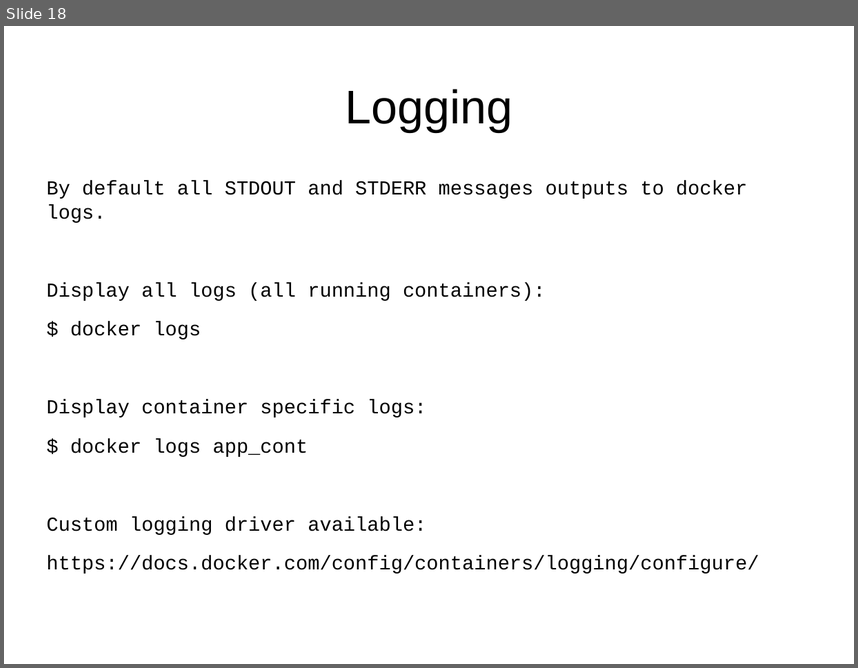
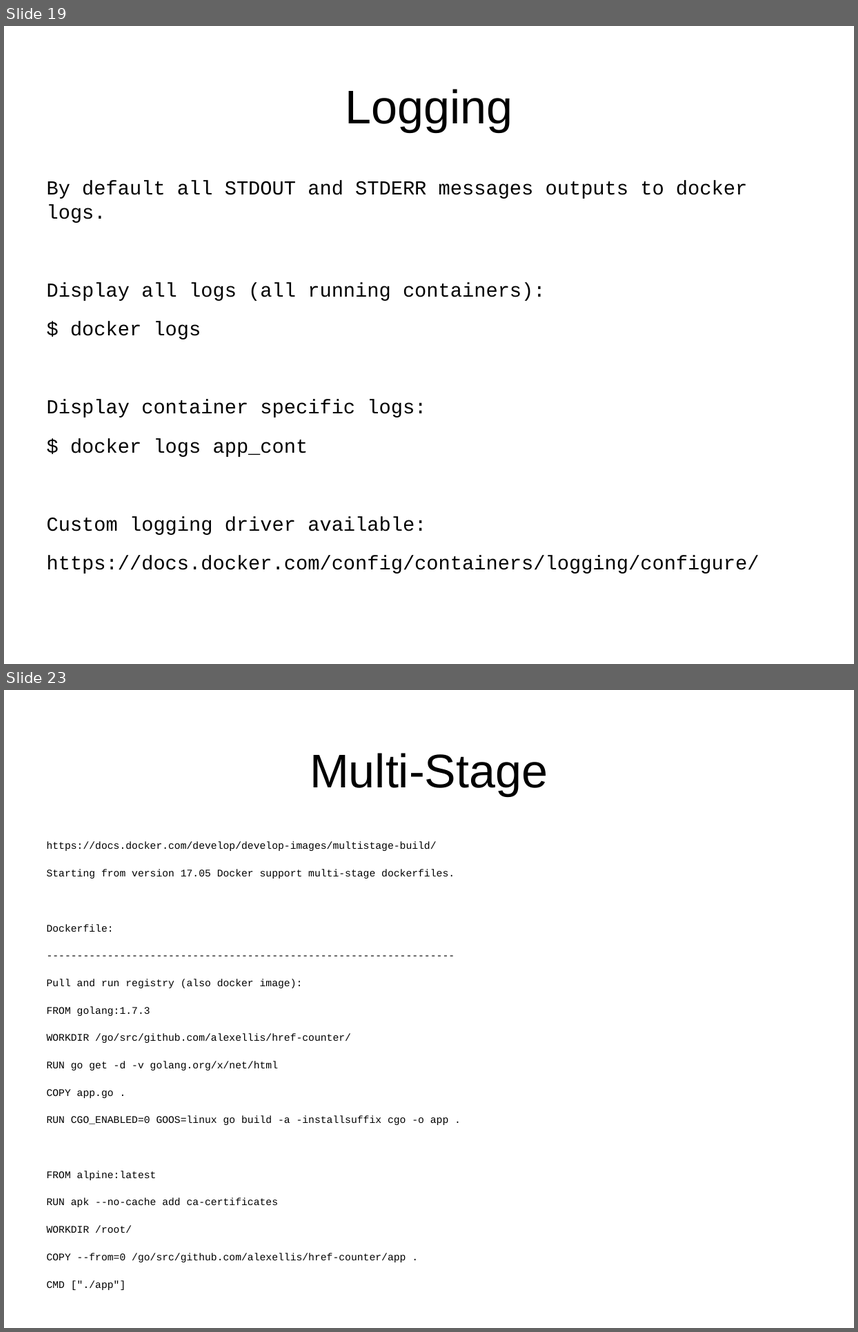
Before and after one commit to ykoryakov/edu_t8, a slide deck: docker/docker.odp. Shown one above the other, each under a label of ours: slide 18 before the commit, slides 19 and 23 after it; the slides between them are not shown. The pictures are 858x668 and 858x1332 pixels, drawn with LibreOffice and Linux fonts; fonts in the diff are those of the drawing. Boxes give left, top, right and bottom in pixels: in the first picture for what was removed or moved away, otherwise in the second. Text is boxed around its words. In the diff, an @@ line names an element or a change of style, - is before the commit and + after.

Commit message:
add JetBrains integration and multi-stage builds

```diff
--- a/docker/docker.odp
+++ b/docker/docker.odp
@@ slide 23 added at [4, 690, 854, 1328], background #FFFFFF @@
@@ title added at [310, 753, 548, 796], 44 pt, text #000000 @@
+Multi-Stage
@@ text added at [47, 842, 455, 1290], 9.5 pt, text #000000 @@
+https://docs.docker.com/develop/develop-images/multistage-build/
+Starting from version 17.05 Docker support multi-stage dockerfiles.
+Dockerfile:
+-------------------------------------------------------------------
+Pull and run registry (also docker image):
+FROM golang:1.7.3
+WORKDIR /go/src/github.com/alexellis/href-counter/
+RUN go get -d -v golang.org/x/net/html
+COPY app.go .
+RUN CGO_ENABLED=0 GOOS=linux go build -a -installsuffix cgo -o app .
+FROM alpine:latest
+RUN apk --no-cache add ca-certificates
+WORKDIR /root/
+COPY --from=0 /go/src/github.com/alexellis/href-counter/app .
+CMD ["./app"]
@@ what was slide 18 is now slide 19 @@
```
Also in this commit, not shown: 3 slides changed, 3 other slides added, 2 other files.
